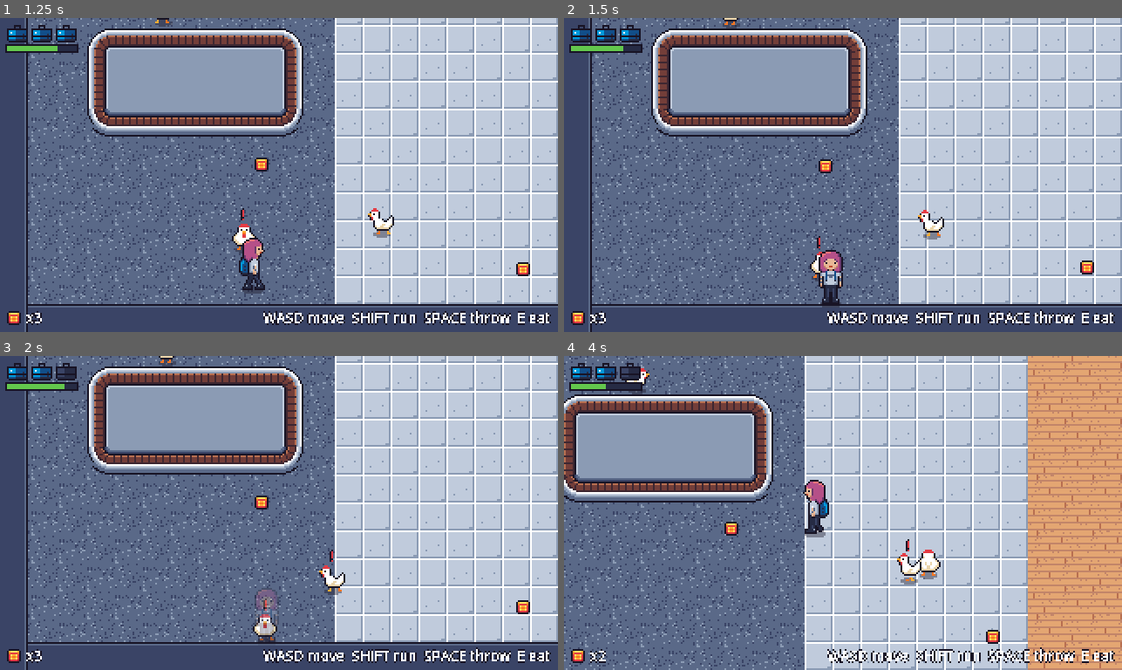
Above: before the commit, frames 1-4 (two rows, left to right).
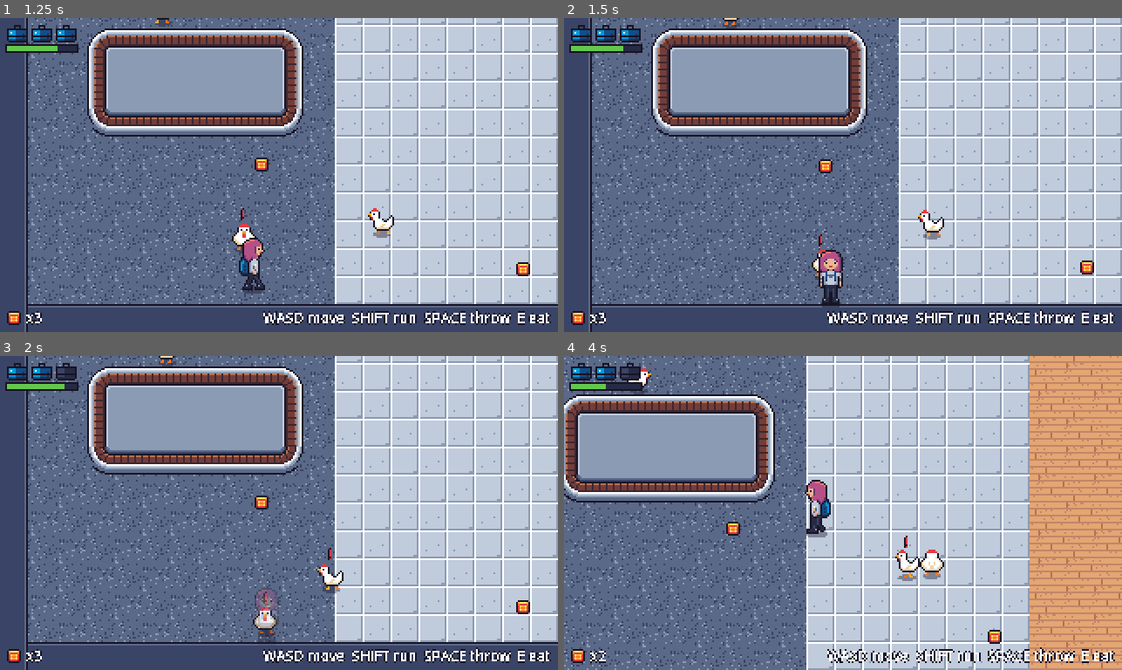
Above: after the commit, the same moments.

Repository: mvdmakesthings/PlanePoultryPanic
Game: Godot game, scene res://scenes/levels/prototype_room.tscn
Two runs of this game, one before a commit and one after it. Both use one fixed random seed, a clock stepped at 60 frames per second and the inputs below.
Inputs (mouse positions are in pixels of both pictures, inside the frame that each line leads up to):
- Up to frame 1 (1.25 s): move the mouse to (401, 159) at 0.52 s; hold D (move_right) from 0.53 s (still down); hold Shift (run) from 0.53 s (still down); click (401, 159) at 0.67 s
- Up to frame 2 (1.5 s): move the mouse to (731, 190) at 1.27 s; release D (move_right) at 1.28 s; release Shift (run) at 1.28 s; hold S (move_down) from 1.28 s (still down); tap E (eat_snack) at 1.35 s
- Up to frame 3 (2 s): keep holding S (move_down); tap Shift (run) at 1.55 s
- Up to frame 4 (4 s): move the mouse to (898, 443) at 2.02 s; release S (move_down) at 2.03 s; hold D (move_right) 2.03-2.78 s; hold Shift (run) 2.03-2.78 s; move the mouse to (815, 575) at 2.77 s; hold W (move_up) 2.78-3.53 s; tap Space (throw_snack) at 2.85 s; click (815, 575) at 2.92 s; tap Shift (run) at 3.05 s; move the mouse to (1010, 560) at 3.52 s; hold A (move_left) from 3.53 s (still down); hold Shift (run) from 3.53 s (still down)

Frame 1 is identical in both runs. In frame 2, 0.1% of the frame differs, in the area x 44-47%, y 68-84%; in frame 3, 0.5%; in frame 4, 20%, in the area x 0-100%, y 0-100%.

Commit message:
Route chickens around furniture with navigation
The room bakes a navigation mesh from its walls and the carousel, and
chickens follow NavigationAgent2D paths when chasing the player or
going for a snack, instead of pushing straight into obstacles.

The smoke test checks that a chicken north of the carousel walks
around it to reach a snack on the far side.

Diff:
--- a/game/scenes/characters/chicken.tscn
+++ b/game/scenes/characters/chicken.tscn
@@ -41,3 +41,8 @@
 theme_override_constants/outline_size = 2
 theme_override_font_sizes/font_size = 8
 text = "!"
+
+[node name="NavigationAgent2D" type="NavigationAgent2D" parent="."]
+path_desired_distance = 4.0
+target_desired_distance = 4.0
+radius = 6.0
--- a/game/scripts/characters/chicken.gd
+++ b/game/scripts/characters/chicken.gd
@@ -35,6 +35,7 @@
 @onready var _sprite: AnimatedSprite2D = $AnimatedSprite2D
 @onready var _hitbox: Area2D = $Hitbox
 @onready var _alert_label: Label = $AlertLabel
+@onready var _agent: NavigationAgent2D = $NavigationAgent2D
 
 
 func _ready() -> void:
@@ -97,7 +98,7 @@
 			state = State.WANDER
 			_pick_wander()
 			return
-	velocity = global_position.direction_to(_player.global_position) * pursue_speed
+	velocity = _direction_toward(_player.global_position) * pursue_speed
 
 
 func _investigate() -> void:
@@ -114,7 +115,7 @@
 		else:
 			state = State.WANDER
 		return
-	velocity = to_snack.normalized() * investigate_speed
+	velocity = _direction_toward(_target_snack.global_position) * investigate_speed
 
 
 func _eat() -> void:
@@ -122,6 +123,16 @@
 	if _timer <= 0.0:
 		state = State.WANDER
 		_pick_wander()
+
+
+## Next step along the navigation path, so chickens route around furniture.
+## Falls back to a straight line before the navigation map is ready.
+func _direction_toward(target: Vector2) -> Vector2:
+	_agent.target_position = target
+	var next := _agent.get_next_path_position()
+	if next.distance_to(global_position) < 0.5:
+		return global_position.direction_to(target)
+	return global_position.direction_to(next)
 
 
 func _pick_wander() -> void:
--- a/game/scripts/levels/prototype_room.gd
+++ b/game/scripts/levels/prototype_room.gd
@@ -33,6 +33,10 @@
 const EXIT_RECT := Rect2i(25, 4, 3, 2)
 const GATE_COLOR := Color("63c74d")
 const GATE_OUTLINE := Color("181425")
+## Walls and furniture join this group so the navigation mesh routes around them.
+const NAV_OBSTACLES := "nav_obstacles"
+## Clearance kept between chicken paths and obstacles.
+const NAV_AGENT_RADIUS := 6.0
 
 var _round_over := false
 
@@ -50,6 +54,7 @@
 	_paint_floor_and_walls()
 	_paint_carousel()
 	_build_collision()
+	_build_navigation()
 	_build_exit()
 
 	var camera: Camera2D = _player.get_node("Camera2D")
@@ -147,7 +152,26 @@
 	shape.shape = box
 	shape.position = rect.get_center()
 	body.add_child(shape)
+	body.add_to_group(NAV_OBSTACLES)
 	add_child(body)
+
+
+func _build_navigation() -> void:
+	var walkable := NavigationPolygon.new()
+	walkable.agent_radius = NAV_AGENT_RADIUS
+	walkable.parsed_geometry_type = NavigationPolygon.PARSED_GEOMETRY_STATIC_COLLIDERS
+	walkable.parsed_collision_mask = 1
+	walkable.source_geometry_mode = NavigationPolygon.SOURCE_GEOMETRY_GROUPS_WITH_CHILDREN
+	walkable.source_geometry_group_name = NAV_OBSTACLES
+	var room_px := Vector2(ROOM * TILE)
+	walkable.add_outline(PackedVector2Array([
+		Vector2.ZERO, Vector2(room_px.x, 0), room_px, Vector2(0, room_px.y),
+	]))
+	var region := NavigationRegion2D.new()
+	region.navigation_polygon = walkable
+	add_child(region)
+	# Bake synchronously so chickens have paths from their first frame.
+	region.bake_navigation_polygon(false)
 
 
 func _build_exit() -> void:
--- a/game/tests/prototype_smoke.gd
+++ b/game/tests/prototype_smoke.gd
@@ -71,6 +71,25 @@
 		print("snack thrown at the carousel landed at %s" % landed)
 		_check(landed.y >= 208.0, "snack thrown at the carousel stays outside it")
 
+	# Pathfinding: a chicken north of the carousel must walk around it to
+	# reach a snack directly south of it.
+	for lure in get_tree().get_nodes_in_group("snack_lures"):
+		lure.queue_free()
+	var chickens := get_tree().get_nodes_in_group("chickens")
+	for i in range(1, chickens.size()):
+		chickens[i].queue_free()
+	var runner: Chicken = chickens[0]
+	runner.global_position = Vector2(112, 136)
+	runner.state = Chicken.State.WANDER
+	runner.set_physics_process(true)
+	player.global_position = Vector2(440, 290)
+	var bait: ThrownSnack = preload("res://scenes/objects/thrown_snack.tscn").instantiate()
+	bait.direction = Vector2.ZERO
+	bait.position = Vector2(112, 230)
+	room.get_node("Entities").add_child(bait)
+	await _wait(4.0)
+	_check(runner.state == Chicken.State.EATING, "chicken paths around the carousel to a snack")
+
 	if _failures.is_empty():
 		print("SMOKE TEST PASSED")
 		get_tree().quit(0)
Not shown, added: game/tests/prototype_smoke.gd.uid
Not shown, changed: docs/roadmap.md
